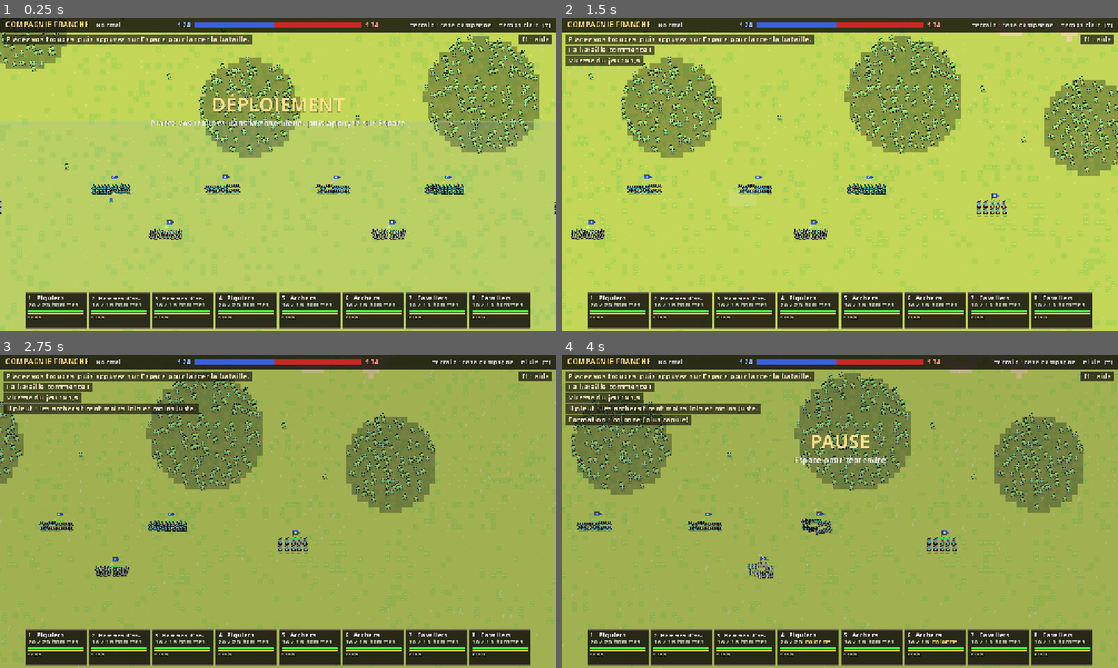
Above: before the commit, frames 1-4 (two rows, left to right).
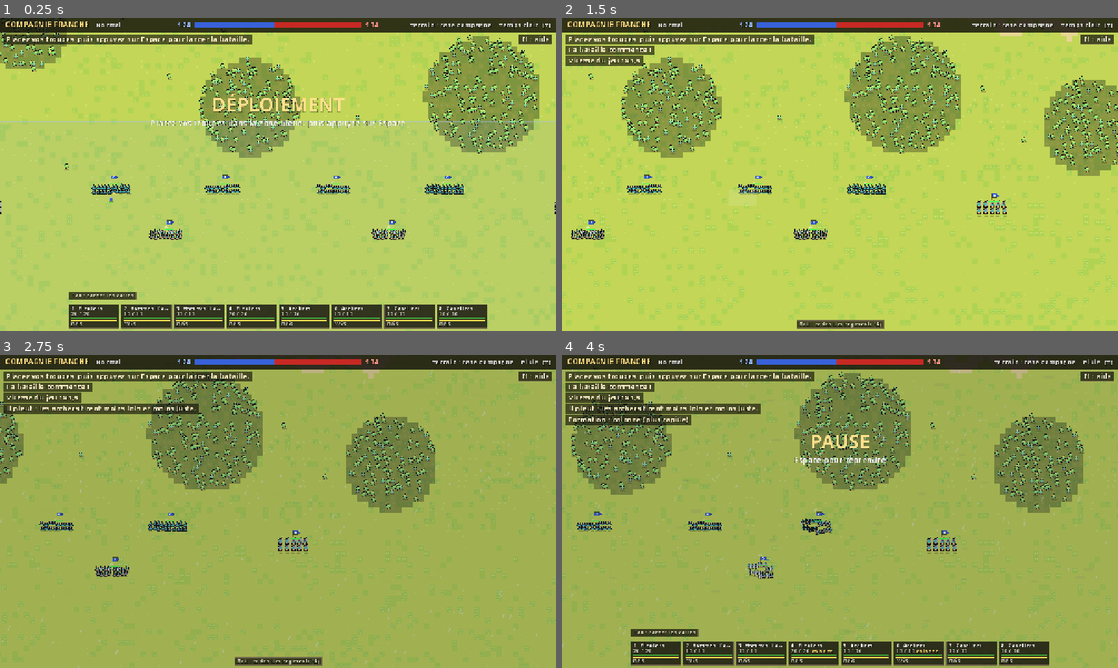
Above: after the commit, the same moments.

Repository: NengD/Compagnie-Franche
Game: Godot game, scene res://scenes/main.tscn
The game is run twice, just before and just after one commit, with the same random seed, the same clock (stepped at 60 frames per second) and the same inputs. This scene is started directly instead of the project's main scene.
Inputs (mouse positions are in pixels of both pictures, inside the frame that each line leads up to):
- Up to frame 1 (0.25 s): no input
- Up to frame 2 (1.5 s): tap Enter at 0.5 s; move the mouse to (962, 158) at 0.52 s; hold Right 0.53-1.25 s; tap Tab at 0.6 s; click (962, 158) at 0.67 s; tap Space at 0.77 s; tap V at 0.8 s; drag from (728, 190) to (812, 237) at 1.27 s
- Up to frame 3 (2.75 s): move the mouse to (333, 442) at 2.02 s; hold Right from 2.03 s (still down); tap H at 2.1 s; click (333, 442) at 2.17 s; tap T at 2.3 s
- Up to frame 4 (4 s): release Right at 2.75 s; drag from (812, 574) to (673, 464) at 2.77 s; move the mouse to (1006, 558) at 3.52 s; hold Left from 3.53 s (still down); tap F at 3.6 s; click (1006, 558) at 3.67 s; tap Space at 3.77 s; tap Tab at 3.8 s

The runs differ from the first frame. In frame 1, 6.9% of the frame differs, in the area x 4-96%, y 50-100%; in frame 2, 10%; in frame 3, 10%; in frame 4, 6.8%.

Commit message:
Bataille : cartes des régiments plus petites, et Tab pour les cacher
Cartes compactes (56 px au lieu de 82). Tab (reconfigurable) ou un clic
sur l'onglet les cache ou les montre ; l'état est mémorisé d'une
bataille à l'autre.

Co-Authored-By: Claude Opus 5.5 <noreply@anthropic.com>

Diff:
--- a/scripts/battle.gd
+++ b/scripts/battle.gd
@@ -42,6 +42,7 @@
 
 var paused := false
 var show_help := false ## Aide F1 dépliée (état mémorisé dans GameOptions.show_help)
+var show_cards := true ## Cartes des régiments affichées (Tab ; mémorisé dans GameOptions.show_cards)
 var messages: Array = [] ## Messages du HUD : [texte, temps restant]
 var game_speed := 1.0 ## Vitesse de la simulation (options, touche V)
 var slowmo := -1.0 ## Temps réel écoulé depuis le début du ralenti de fin (-1 = pas de ralenti)
@@ -72,6 +73,7 @@
 	GameOptions.ensure_loaded()
 	game_speed = GameOptions.speed
 	show_help = GameOptions.show_help
+	show_cards = GameOptions.show_cards
 	if CampaignState.current != null and CampaignState.current.in_battle():
 		campaign = CampaignState.current
 	if seed_override != 0:
--- a/scripts/battle_orders.gd
+++ b/scripts/battle_orders.gd
@@ -79,6 +79,9 @@
 	var wp := battle.event_world_pos(mb)
 	match mb.button_index:
 		MOUSE_BUTTON_LEFT:
+			if mb.pressed and battle.hud != null and battle.hud.cards_tab_rect(battle.hud.get_viewport_rect().size).has_point(mb.position):
+				toggle_cards() # Onglet des cartes : les cacher ou les montrer
+				return
 			if mb.pressed:
 				dragging = true
 				drag_start = wp
@@ -109,6 +112,13 @@
 			panning = mb.pressed
 
 
+## Affiche ou cache les cartes des régiments (mémorisé pour les batailles suivantes).
+func toggle_cards() -> void:
+	battle.show_cards = not battle.show_cards
+	GameOptions.show_cards = battle.show_cards
+	GameOptions.save_options()
+
+
 func handle_key(k: InputEventKey) -> void:
 	if k.keycode == KEY_A and k.ctrl_pressed:
 		for r in sim.player_regiments():
@@ -130,6 +140,8 @@
 			battle.add_message("Il pleut : les archers tirent moins loin et moins juste." if sim.raining else "La pluie cesse.")
 		KEY_H:
 			halt()
+		KEY_TAB:
+			toggle_cards()
 		KEY_F1:
 			battle.show_help = not battle.show_help
 			GameOptions.show_help = battle.show_help # Mémorisé pour les batailles suivantes
--- a/scripts/game_options.gd
+++ b/scripts/game_options.gd
@@ -35,6 +35,7 @@
 	{"id": "fire", "name": "Tir à volonté", "key": KEY_X},
 	{"id": "retreat", "name": "Retraite", "key": KEY_R},
 	{"id": "captain", "name": "Capitaine : rejoindre la sélection", "key": KEY_C},
+	{"id": "cards", "name": "Cartes des régiments (afficher / cacher)", "key": KEY_TAB},
 ]
 ## Défilement de la caméra : touches repérées par leur position physique (« key » est un
 ## physical_keycode : W = Z en AZERTY). Les flèches marchent toujours en plus.
@@ -76,6 +77,7 @@
 static var binds := {} ## id d'action -> keycode
 static var camera_binds := {} ## id d'action de caméra -> physical_keycode
 static var show_help := false ## Aide de bataille (F1) dépliée ; mémorisée d'une bataille à l'autre
+static var show_cards := true ## Cartes des régiments affichées en bataille (Tab) ; mémorisé aussi
 static var team_shapes := false ## Accessibilité : formes et motifs en plus du bleu et du rouge
 static var subtitles := false ## Accessibilité : sous-titres des évènements sonores importants
 
@@ -97,6 +99,7 @@
 	speed = 1.0
 	difficulty = Difficulty.NORMAL
 	show_help = false
+	show_cards = true
 	team_shapes = false
 	subtitles = false
 	effects = "full"
@@ -128,6 +131,7 @@
 	speed = sp if sp in SPEEDS else 1.0
 	difficulty = Difficulty.sanitize(str(cfg.get_value("jeu", "difficulte", difficulty)))
 	show_help = bool(cfg.get_value("interface", "aide", show_help))
+	show_cards = bool(cfg.get_value("interface", "cartes", show_cards))
 	team_shapes = bool(cfg.get_value("accessibilite", "formes_camps", team_shapes))
 	subtitles = bool(cfg.get_value("accessibilite", "sous_titres", subtitles))
 	var fx := str(cfg.get_value("affichage", "effets", effects))
@@ -154,6 +158,7 @@
 	cfg.set_value("jeu", "vitesse", speed)
 	cfg.set_value("jeu", "difficulte", difficulty)
 	cfg.set_value("interface", "aide", show_help)
+	cfg.set_value("interface", "cartes", show_cards)
 	cfg.set_value("accessibilite", "formes_camps", team_shapes)
 	cfg.set_value("accessibilite", "sous_titres", subtitles)
 	for id in binds:
--- a/scripts/hud.gd
+++ b/scripts/hud.gd
@@ -9,10 +9,11 @@
 ## Les numéros des cartes suivent battle.player_roster() : fixes pendant toute la bataille.
 
 const BAR_H := 32.0 ## Hauteur de la barre du haut
-const CARD_H := 82.0
-const CARD_GAP := 6.0
-const CARD_MAX_W := 140.0
-const CARD_MIN_W := 84.0
+const CARD_H := 56.0
+const CARD_GAP := 5.0
+const CARD_MAX_W := 116.0
+const CARD_MIN_W := 72.0
+const TAB_H := 18.0 ## Onglet qui cache ou montre les cartes
 const MSG_SIZE := 15
 const OBJ_H := 46.0 ## Hauteur du panneau d'objectif (sous la barre du haut)
 const HELP_SIZE := 13
@@ -125,7 +126,7 @@
 ## Repliée : un simple onglet « F1 : aide ».
 func help_layout(vs: Vector2, lines: Array[String]) -> Dictionary:
 	var top := BAR_H + 8.0
-	var avail_h := vs.y - top - CARD_H - 20.0
+	var avail_h := vs.y - top - cards_height() - 20.0
 	var size := HELP_SIZE
 	var lh := size + 5.0
 	if lines.size() * lh + 14.0 > avail_h:
@@ -164,9 +165,12 @@
 		return null
 	if mouse.y < BAR_H or not Rect2(Vector2.ZERO, vs).has_point(mouse):
 		return null
-	for rect in card_rects(vs, battle.player_roster().size()):
-		if rect.grow(4.0).has_point(mouse):
-			return null
+	if cards_tab_rect(vs).has_point(mouse):
+		return null
+	if battle.show_cards:
+		for rect in card_rects(vs, battle.player_roster().size()):
+			if rect.grow(4.0).has_point(mouse):
+				return null
 	var wp := battle.get_canvas_transform().affine_inverse() * mouse
 	var r := battle.sim.regiment_at(wp, Battle.PLAYER)
 	if r == null:
@@ -355,17 +359,55 @@
 		rx -= w + 18.0
 
 
+## Hauteur prise en bas de la vue par les cartes (ou leur seul onglet quand elles sont cachées).
+func cards_height() -> float:
+	return (CARD_H + 6.0 + TAB_H + 10.0) if battle.show_cards else (TAB_H + 6.0)
+
+
+## Onglet cliquable « Tab : cacher » au-dessus de la première carte, ou « Tab : cartes » en bas
+## au centre quand elles sont cachées.
+func cards_tab_rect(vs: Vector2) -> Rect2:
+	var label := cards_tab_text()
+	var w := text_width(label, 11) + 14.0
+	if not battle.show_cards:
+		return Rect2(roundf((vs.x - w) * 0.5), vs.y - TAB_H - 6.0, w, TAB_H)
+	var rects := card_rects(vs, battle.player_roster().size())
+	var x := rects[0].position.x if not rects.is_empty() else (vs.x - w) * 0.5
+	var y := (rects[0].position.y if not rects.is_empty() else vs.y - CARD_H - 6.0) - TAB_H - 2.0 - 8.0
+	return Rect2(x, y, w, TAB_H)
+
+
+func cards_tab_text() -> String:
+	var key := GameOptions.key_label("cards")
+	if battle.show_cards:
+		return "%s : cacher les cartes" % key
+	return "%s : cartes des régiments (%d)" % [key, battle.player_roster().size()]
+
+
+func draw_cards_tab(vs: Vector2) -> void:
+	var r := cards_tab_rect(vs)
+	draw_rect(r, Color(0.05, 0.04, 0.03, 0.7))
+	draw_rect(r, Color(0.45, 0.4, 0.3), false, 1.0)
+	text(r.position + Vector2(7, 13), cards_tab_text(), 11, Color(0.9, 0.88, 0.8))
+
+
 ## Cartes des régiments du joueur, numéros fixes ; mort ou en fuite : carte grisée.
+## Compactes : nom, effectif et formation, moral et endurance, état et ordres sur une ligne.
 func draw_cards(vs: Vector2) -> void:
+	if battle.player_roster().is_empty():
+		return
+	draw_cards_tab(vs)
+	if not battle.show_cards:
+		return
 	var list: Array[Regiment] = battle.player_roster()
 	var rects := card_rects(vs, list.size())
 	for i in list.size():
 		var r := list[i]
 		var rect := rects[i]
 		var cw := rect.size.x
-		var inner := cw - 12.0
+		var inner := cw - 10.0
 		var out := r.is_dead() or r.routing
-		draw_rect(rect, Color(0.08, 0.07, 0.06, 0.86) if not out else Color(0.1, 0.1, 0.1, 0.6))
+		draw_rect(rect, Color(0.08, 0.07, 0.06, 0.82) if not out else Color(0.1, 0.1, 0.1, 0.55))
 		var border := Color(1, 0.9, 0.4) if r.selected else Color(0.45, 0.4, 0.3)
 		if out:
 			border = Color(0.3, 0.3, 0.3)
@@ -373,54 +415,51 @@
 		var o := rect.position
 		var name_col := Color(1, 1, 1) if not out else Color(0.55, 0.55, 0.55)
 		var title := "%d  %s" % [i + 1, r.display_name()]
-		var ns := 14 if text_width(title, 14) <= inner else 12 # Carte étroite : nom en plus petit
-		text(o + Vector2(6, 17), fit(title, ns, inner), ns, name_col)
+		var ns := 12 if text_width(title, 12) <= inner else 11
+		text(o + Vector2(5, 14), fit(title, ns, inner), ns, name_col)
 		if out:
 			var why := "anéanti" if r.is_dead() else "en fuite"
-			text(o + Vector2(6, 36), fit("%s · %d hommes" % [why, r.alive_n] if not r.is_dead() else why, 13, inner), 13, Color(0.9, 0.5, 0.4, 0.85))
+			text(o + Vector2(5, 30), fit("%s · %d" % [why, r.alive_n] if not r.is_dead() else why, 11, inner), 11, Color(0.9, 0.5, 0.4, 0.85))
 			continue
 		var count: int = r.stats["count"]
 		var men := "%d / %d" % [r.alive_n, count]
-		if r.formation == Regiment.Formation.LINE:
-			if text_width(men + " hommes", 13) <= inner:
-				men += " hommes"
-			text(o + Vector2(6, 34), men, 13, Color(0.82, 0.82, 0.76))
-		else:
-			text(o + Vector2(6, 34), men, 13, Color(0.82, 0.82, 0.76))
-			var fx := 6.0 + text_width(men, 13) + 8.0
-			text(o + Vector2(fx, 34), fit(r.formation_name(), 13, cw - fx - 4.0), 13, Color(1, 0.85, 0.45))
+		text(o + Vector2(5, 28), men, 11, Color(0.82, 0.82, 0.76))
+		var mx := 5.0 + text_width(men, 11) + 6.0
+		var hid_w := text_width("caché", 10) if r.hidden else 0.0
+		if r.formation != Regiment.Formation.LINE:
+			text(o + Vector2(mx, 28), fit(r.formation_name(), 11, cw - mx - hid_w - 8.0), 11, Color(1, 0.85, 0.45))
+		if r.hidden:
+			text(o + Vector2(cw - 5.0 - hid_w, 28), "caché", 10, Color(0.4, 1, 0.5))
 		# Moral (rouge → vert) puis endurance (jaune)
 		var k := clampf(r.morale / r.max_morale, 0.0, 1.0)
-		draw_rect(Rect2(o + Vector2(6, 40), Vector2(inner, 4)), Color(0, 0, 0, 0.6))
-		draw_rect(Rect2(o + Vector2(6, 40), Vector2(inner * k, 4)), Color(1, 0.2, 0.15).lerp(Color(0.3, 1, 0.3), k))
+		draw_rect(Rect2(o + Vector2(5, 32), Vector2(inner, 3)), Color(0, 0, 0, 0.6))
+		draw_rect(Rect2(o + Vector2(5, 32), Vector2(inner * k, 3)), Color(1, 0.2, 0.15).lerp(Color(0.3, 1, 0.3), k))
 		var st := clampf(r.stamina, 0.0, 1.0)
-		draw_rect(Rect2(o + Vector2(6, 46), Vector2(inner, 3)), Color(0, 0, 0, 0.6))
-		draw_rect(Rect2(o + Vector2(6, 46), Vector2(inner * st, 3)), Color(0.55, 0.45, 0.2).lerp(Color(1, 0.85, 0.3), st))
-		var status: String = r.stamina_label()
-		var scol := Color(0.78, 0.78, 0.72)
-		if st < UnitTypes.STAMINA_TIRED:
-			scol = Color(1, 0.6, 0.3)
-		if r.running:
-			status += " · course"
-			scol = Color(1, 0.7, 0.25)
-		var hid_w := text_width("caché", 12) if r.hidden else 0.0
-		text(o + Vector2(6, 62), fit(status, 12, inner - hid_w - 4.0), 12, scol)
-		if r.hidden:
-			text(o + Vector2(cw - 6.0 - hid_w, 62), "caché", 12, Color(0.4, 1, 0.5))
-		# Ordres permanents : tenir la position (G), tir retenu (X)
+		draw_rect(Rect2(o + Vector2(5, 36), Vector2(inner, 2)), Color(0, 0, 0, 0.6))
+		draw_rect(Rect2(o + Vector2(5, 36), Vector2(inner * st, 2)), Color(0.55, 0.45, 0.2).lerp(Color(1, 0.85, 0.3), st))
+		# Dernière ligne : ordres permanents s'il y en a, sinon l'état (fatigue, course) ; groupe à droite
 		var orders: Array[String] = []
 		if r.hold_position:
-			orders.append("tient [%s]" % GameOptions.key_label("hold"))
+			orders.append("tient")
 		if r.stats["ranged"] and not r.fire_at_will:
-			orders.append("tir retenu [%s]" % GameOptions.key_label("fire"))
+			orders.append("tir retenu")
+		var line := " · ".join(orders)
+		var lcol := Color(0.55, 0.85, 1)
+		if line == "":
+			line = r.stamina_label()
+			lcol = Color(0.78, 0.78, 0.72)
+			if st < UnitTypes.STAMINA_TIRED:
+				lcol = Color(1, 0.6, 0.3)
+			if r.running:
+				line += " · course"
+				lcol = Color(1, 0.7, 0.25)
 		var group := battle.group_label(r)
 		var gw := 0.0
 		if group != "":
-			gw = text_width(group, 12)
-			text(o + Vector2(cw - 6.0 - gw, 77), group, 12, Color(0.75, 0.75, 0.7))
-		if not orders.is_empty():
-			text(o + Vector2(6, 77), fit(" · ".join(orders), 12, inner - gw - 4.0), 12, Color(0.55, 0.85, 1))
-		draw_chevrons(self, o + Vector2(cw - 16, -4.0 - 4.0 * r.rank), r.rank) # Badge au-dessus de la carte
+			gw = text_width(group, 10)
+			text(o + Vector2(cw - 5.0 - gw, 50), group, 10, Color(0.75, 0.75, 0.7))
+		text(o + Vector2(5, 50), fit(line, 10, inner - gw - 4.0), 10, lcol)
+		draw_chevrons(self, o + Vector2(cw - 14, -3.0 - 4.0 * r.rank), r.rank) # Badge au-dessus de la carte
 
 
 ## Messages en haut à gauche, chacun sur un fond sombre.
@@ -499,7 +538,7 @@
 
 ## Sous-titres au-dessus des cartes, centrés dans la place laissée par l'aide.
 func draw_captions(vs: Vector2) -> void:
-	var y := vs.y - CARD_H - 22.0
+	var y := vs.y - cards_height() - 22.0
 	var fw := free_width(vs)
 	for i in range(captions.size() - 1, -1, -1):
 		var c: Array = captions[i]
@@ -535,6 +574,7 @@
 		"%s : couper / remettre le son   %s : vitesse" % [GameOptions.key_label("sound"), GameOptions.key_label("speed")],
 		"Alt+Entrée / F11 : plein écran",
 		"Échap : menu pause (options, abandon)",
+		"%s : cacher / montrer les cartes des régiments" % GameOptions.key_label("cards"),
 		"%s : masquer l'aide" % GameOptions.key_label("help"),
 	]
 	return lines
--- a/tests/interface_capture.gd
+++ b/tests/interface_capture.gd
@@ -2,7 +2,7 @@
 ## Captures de l'interface de bataille (à lancer AVEC fenêtre) :
 ##   godot --path . --resolution 1280x720 -s tests/interface_capture.gd -- --ui=1.5
 ## Écrit hors du dépôt : user://captures_interface/<taille>_ui<taille>_<écran>.png
-## (aide repliée, aide dépliée + formes des camps + sous-titre + info-bulle, bilan de fin).
+## (aide repliée, aide dépliée + formes des camps + sous-titre + info-bulle, cartes cachées, bilan de fin).
 ## N'utilise pas les fichiers du joueur (options de test dans user://).
 
 const OPTIONS_TEST := "user://capture_interface_options.cfg"
@@ -58,6 +58,10 @@
 			b.add_message("Embuscade !")
 		100:
 			_save("bataille")
+			b.show_cards = false # Tab : cartes cachées
+		106:
+			_save("cartes_cachees")
+			b.show_cards = true
 			for s in b.player_roster()[0].soldiers:
 				s.alive = false
 			b.sim.state = BattleSim.State.VICTORY
--- a/tests/interface_test.gd
+++ b/tests/interface_test.gd
@@ -251,6 +251,20 @@
 	var hr: Rect2 = lay["rect"]
 	check(Rect2(Vector2.ZERO, vs).encloses(hr), "aide hors de la vue à 150 %")
 	check(hr.end.y <= cards[0].position.y, "l'aide passe sous les cartes")
+	# Cartes compactes, et Tab les cache puis les remontre (onglet cliquable)
+	check(cards[0].size.y <= 60.0, "cartes trop hautes : %d" % int(cards[0].size.y))
+	var view: Vector2 = b.hud.get_viewport_rect().size
+	var shown: bool = b.show_cards
+	var tab: Rect2 = b.hud.cards_tab_rect(view)
+	check(Rect2(Vector2.ZERO, view).encloses(tab), "onglet des cartes hors de la vue")
+	var k := InputEventKey.new()
+	k.keycode = KEY_TAB
+	k.pressed = true
+	b.orders.handle_key(k)
+	check(b.show_cards != shown and GameOptions.show_cards == b.show_cards, "Tab ne cache pas les cartes")
+	check(Rect2(Vector2.ZERO, view).encloses(b.hud.cards_tab_rect(view)), "onglet des cartes cachées hors de la vue")
+	b.orders.toggle_cards()
+	check(b.show_cards == shown, "les cartes ne reviennent pas")
 
 
 func _test_captions() -> void:
